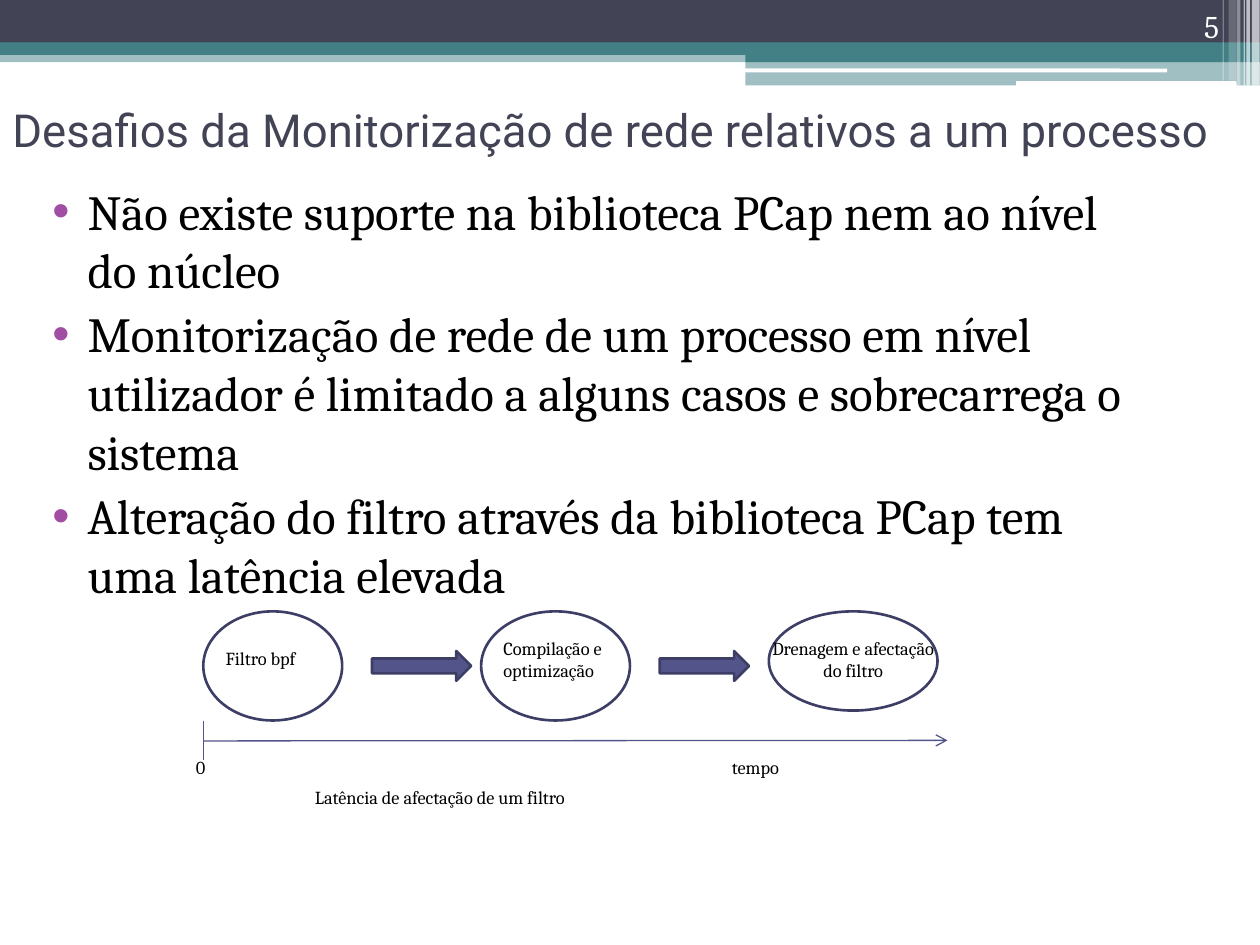
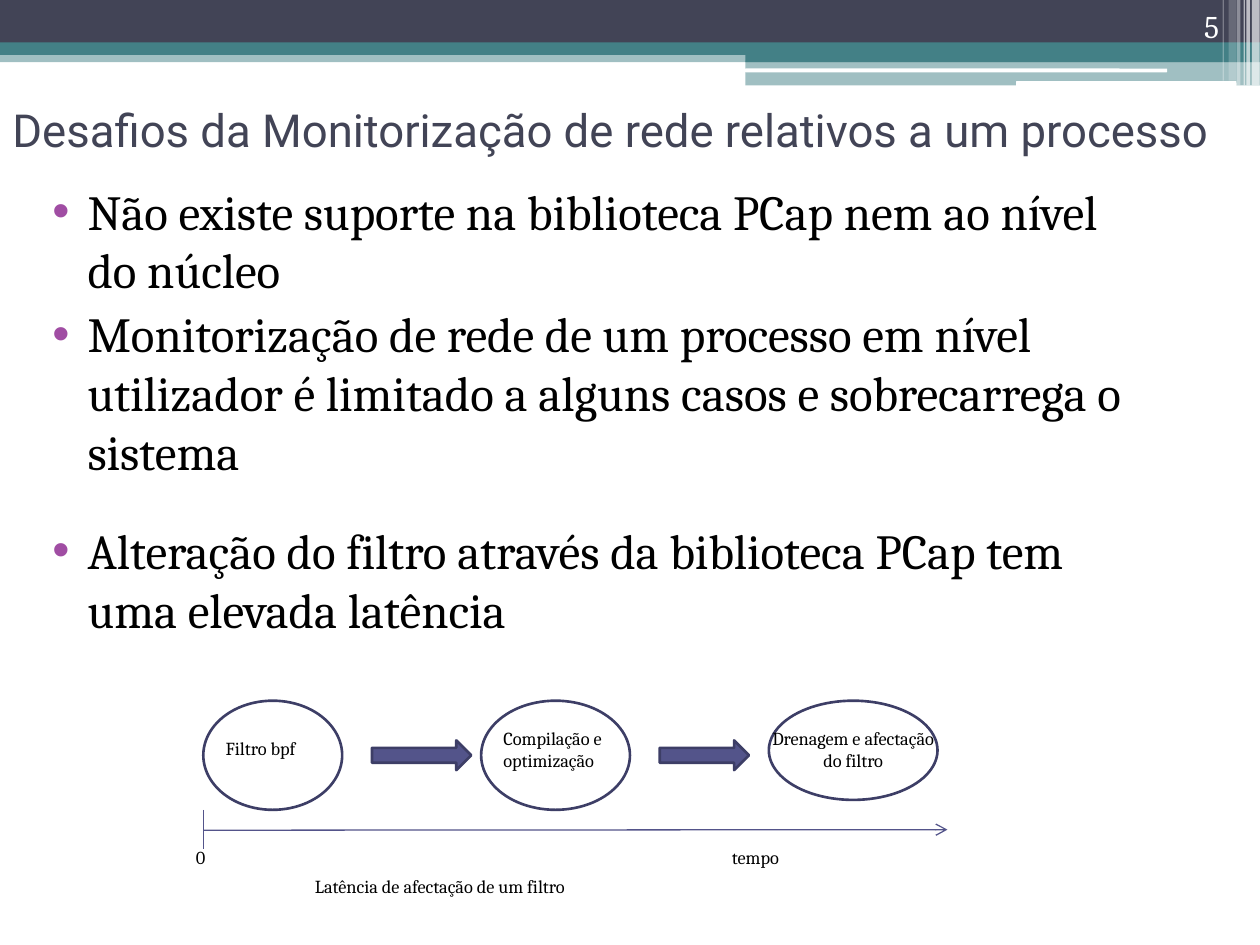
Before and after one commit to nunogmartins/cap_dissertation, a slide deck: slide 5 of doc/apresentacao_dissertacao.pptx. Drawn at 1260x945 pixels with LibreOffice and Linux fonts; fonts in the diff are those of the drawing. Boxes give left, top, right and bottom in pixels: in the first picture for what was removed or moved away, otherwise in the second. Text is boxed around its words. In the diff, an @@ line names an element or a change of style, - is before the commit and + after.

```diff
--- a/doc/apresentacao_dissertacao.pptx
+++ b/doc/apresentacao_dissertacao.pptx
@@ text at (88,534,1063,629): text changed @@
-• Alteração do filtro através da biblioteca PCap tem uma latência elevada
+• Alteração do filtro através da biblioteca PCap tem uma elevada latência
@@ 5 texts, 3 ellipses, 2 right arrows, 1 arrow, 1 line: place and size @@
-5 texts, 3 ellipses, 2 right arrows, 1 arrow, 1 line at (196,611,948,808)
+5 texts, 3 ellipses, 2 right arrows, 1 arrow, 1 line at (196,701,948,897)
```
Also in this commit, not shown: 16 other slides changed.
